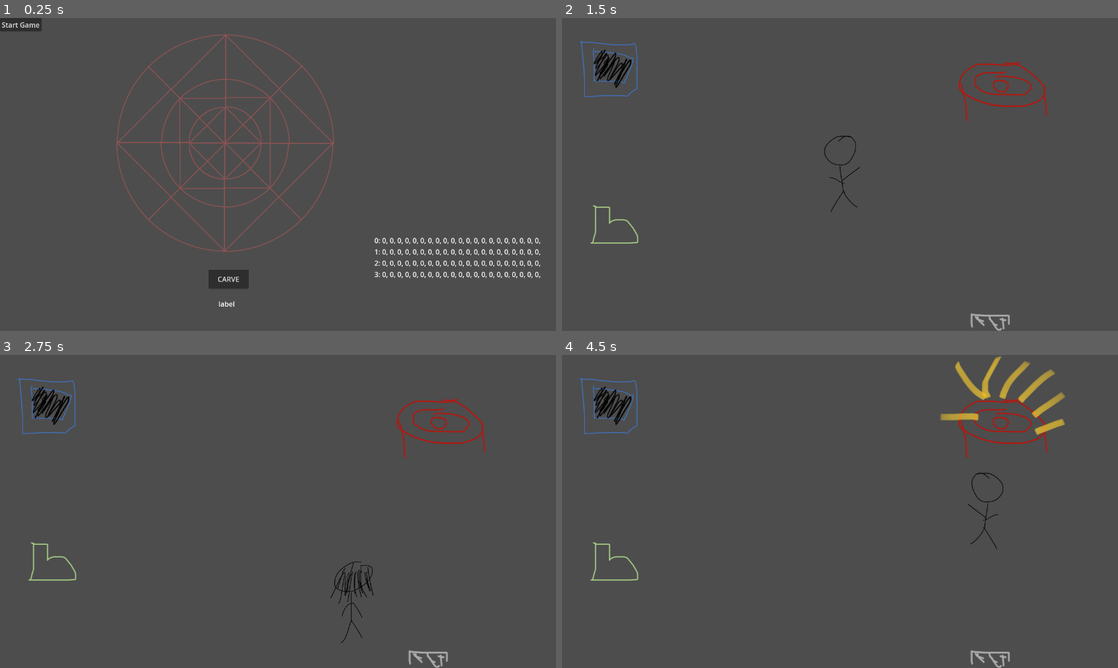
Above: before the commit, frames 1-4 (two rows, left to right).
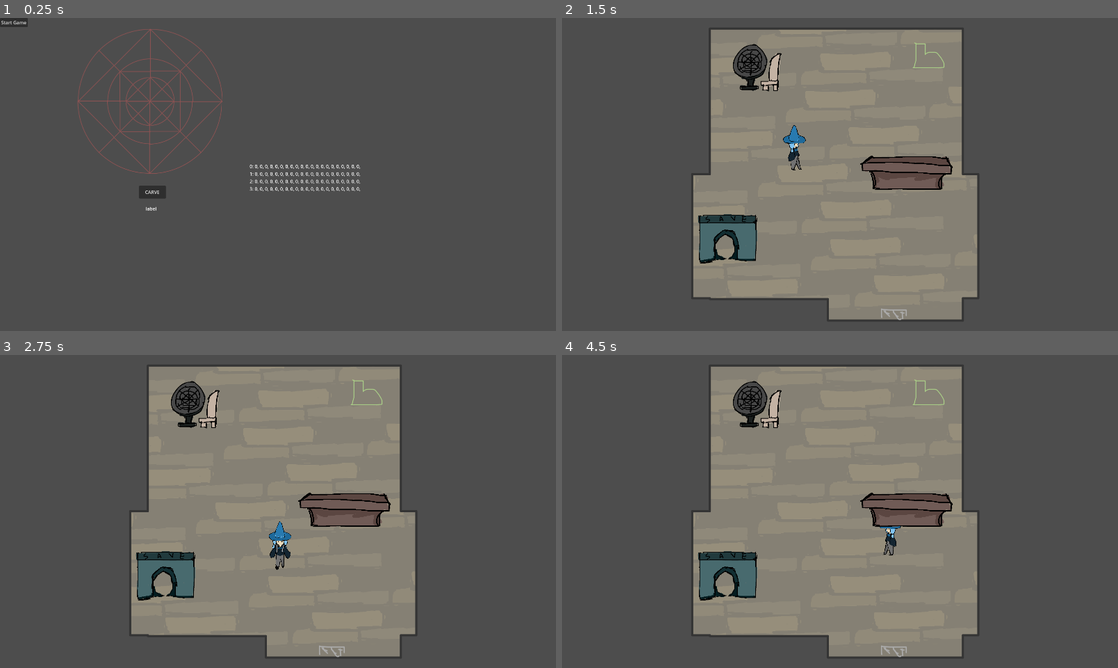
Above: after the commit, the same moments.

Repository: jeepy33/Spellcarver
Game: Godot game, scene res://src/scenes/main.tscn
The game is run twice, just before and just after one commit, with the same random seed, the same clock (stepped at 60 frames per second) and the same inputs.
Inputs:
- Up to frame 1 (0.25 s): no input
- Up to frame 2 (1.5 s): click "Start Game" at 0.5 s; tap Enter at 1.25 s; hold Right (ui_right) from 1.28 s (still down); tap E (select_object) at 1.35 s
- Up to frame 3 (2.75 s): release Right (ui_right) at 2.03 s; hold Down (ui_down) from 2.03 s (still down); tap E (select_object) at 2.1 s
- Up to frame 4 (4.5 s): release Down (ui_down) at 2.78 s; hold Right (ui_right) 2.78-3.53 s; tap E (select_object) at 2.85, 3.6, 4.35 s; hold Up (ui_up) 3.53-4.28 s; hold Left (ui_left) from 4.28 s (still down)

The runs differ from the first frame. In frame 1, 4.9% of the frame differs, in the area x 0-98%, y 0-93%; in frame 2, 44%; in frame 3, 44%; in frame 4, 45%, in the area x 3-91%, y 0-100%.

Commit message:
added in artwork

Diff:
--- a/project.godot
+++ b/project.godot
@@ -17,8 +17,9 @@
 
 [display]
 
-window/size/viewport_width=1280
-window/size/viewport_height=720
+window/size/viewport_width=1920
+window/size/viewport_height=1080
+window/stretch/mode="viewport"
 
 [dotnet]
 
--- a/src/scenes/npc.tscn
+++ b/src/scenes/npc.tscn
@@ -36,7 +36,7 @@
 }]
 
 [sub_resource type="RectangleShape2D" id="RectangleShape2D_sjibj"]
-size = Vector2(92, 165)
+size = Vector2(175, 233)
 
 [node name="npc" type="RigidBody2D"]
 gravity_scale = 0.0
@@ -50,7 +50,6 @@
 
 [node name="AnimatedSprite2D" type="AnimatedSprite2D" parent="CollisionShape2D"]
 position = Vector2(0, 6.66667)
-scale = Vector2(1, 1)
 sprite_frames = SubResource("SpriteFrames_5nh5m")
 animation = &"down"
 frame_progress = 0.824024
@@ -66,7 +65,7 @@
 [node name="Area2D" type="Area2D" parent="."]
 
 [node name="CollisionShape2D" type="CollisionShape2D" parent="Area2D"]
-position = Vector2(1, -3.5)
+position = Vector2(3.5, -37.5)
 shape = SubResource("RectangleShape2D_sjibj")
 debug_color = Color(0.67451, 0.407843, 0.776471, 0.419608)
 
--- a/src/scenes/player.tscn
+++ b/src/scenes/player.tscn
@@ -1,19 +1,32 @@
-[gd_scene load_steps=8 format=3 uid="uid://cj1x2tjlhwp4x"]
+[gd_scene load_steps=10 format=3 uid="uid://cj1x2tjlhwp4x"]
 
 [ext_resource type="Script" path="res://src/scripts/player.gd" id="1_ac7k7"]
-[ext_resource type="Texture2D" uid="uid://gsa8kpb2elco" path="res://assets/placeholders/player_sketch_01.png" id="1_pwgx3"]
-[ext_resource type="Texture2D" uid="uid://c31677oieuasr" path="res://assets/placeholders/player_sketch_02.png" id="2_ndqeb"]
-[ext_resource type="Texture2D" uid="uid://imo32l1xnqjv" path="res://assets/placeholders/player_up_01.png" id="2_slvkt"]
-[ext_resource type="Texture2D" uid="uid://b3afbn4jfqahx" path="res://assets/placeholders/player_up_02.png" id="3_jsexl"]
+[ext_resource type="Texture2D" uid="uid://131d48rhcw6a" path="res://assets/sprites/shopkeep_down copy.png" id="2_y8yfv"]
+[ext_resource type="Texture2D" uid="uid://bv56j653jhljo" path="res://assets/sprites/shopkeep_down.png" id="3_kli0m"]
+[ext_resource type="Texture2D" uid="uid://cwvach3pqdtje" path="res://assets/sprites/walk_right copy.png" id="4_e2mhx"]
+[ext_resource type="Texture2D" uid="uid://d4nscsfdqdjvb" path="res://assets/sprites/shopkeep_up copy.png" id="4_ghqd4"]
+[ext_resource type="Texture2D" uid="uid://utn5pssb3ayi" path="res://assets/sprites/shopkeep_up.png" id="5_5sdhk"]
+[ext_resource type="Texture2D" uid="uid://dm8yhoex272bd" path="res://assets/sprites/walk_right.png" id="5_g4xgl"]
 
 [sub_resource type="SpriteFrames" id="SpriteFrames_ubwjy"]
 animations = [{
 "frames": [{
 "duration": 1.0,
-"texture": ExtResource("2_slvkt")
+"texture": ExtResource("2_y8yfv")
 }, {
 "duration": 1.0,
-"texture": ExtResource("3_jsexl")
+"texture": ExtResource("3_kli0m")
+}],
+"loop": true,
+"name": &"down",
+"speed": 5.0
+}, {
+"frames": [{
+"duration": 1.0,
+"texture": ExtResource("4_ghqd4")
+}, {
+"duration": 1.0,
+"texture": ExtResource("5_5sdhk")
 }],
 "loop": true,
 "name": &"up",
@@ -21,10 +34,10 @@
 }, {
 "frames": [{
 "duration": 1.0,
-"texture": ExtResource("1_pwgx3")
+"texture": ExtResource("4_e2mhx")
 }, {
 "duration": 1.0,
-"texture": ExtResource("2_ndqeb")
+"texture": ExtResource("5_g4xgl")
 }],
 "loop": true,
 "name": &"walk",
@@ -32,17 +45,17 @@
 }]
 
 [sub_resource type="CapsuleShape2D" id="CapsuleShape2D_ymp2s"]
-radius = 114.0
-height = 376.0
+radius = 82.0
+height = 332.0
 
 [node name="player" type="CharacterBody2D"]
 script = ExtResource("1_ac7k7")
 speed = 500
 
 [node name="AnimatedSprite2D" type="AnimatedSprite2D" parent="."]
-scale = Vector2(0.5, 0.5)
+scale = Vector2(0.15, 0.15)
 sprite_frames = SubResource("SpriteFrames_ubwjy")
-animation = &"walk"
+animation = &"up"
 
 [node name="CollisionShape2D" type="CollisionShape2D" parent="."]
 scale = Vector2(0.5, 0.5)
--- a/src/scenes/shop.tscn
+++ b/src/scenes/shop.tscn
@@ -1,20 +1,21 @@
-[gd_scene load_steps=20 format=3 uid="uid://dlrmoyjnyoklc"]
-
+[gd_scene load_steps=23 format=3 uid="uid://dlrmoyjnyoklc"]
 
 [ext_resource type="Script" path="res://src/scripts/shop.gd" id="1_hwtng"]
-[ext_resource type="PackedScene" path="res://src/scenes/player.tscn" id="1_lu3kv"]
+[ext_resource type="PackedScene" uid="uid://cj1x2tjlhwp4x" path="res://src/scenes/player.tscn" id="1_lu3kv"]
 [ext_resource type="Script" path="res://src/scripts/rune_table.gd" id="2_g1li3"]
-[ext_resource type="Texture2D" uid="uid://di1env1xef8hl" path="res://assets/placeholders/rune_table.png" id="2_l0513"]
+[ext_resource type="Texture2D" uid="uid://lrwjbwnjyfxe" path="res://assets/store/rune_station.png" id="4_xtayq"]
 [ext_resource type="Texture2D" uid="uid://c5afnqufanpfl" path="res://assets/placeholders/rune_table_hightlight.png" id="5_gmpsj"]
 [ext_resource type="Texture2D" uid="uid://cmqmvd57pcjou" path="res://assets/placeholders/register.png" id="6_m2y38"]
-[ext_resource type="Texture2D" uid="uid://83na5ja4i83r" path="res://assets/placeholders/save_station.png" id="7_2tngb"]
+[ext_resource type="Texture2D" uid="uid://23ppcwykbtv" path="res://assets/store/save_portal.png" id="7_wk25x"]
 [ext_resource type="Texture2D" uid="uid://c8mk18cxx5xi2" path="res://assets/placeholders/door.png" id="8_8g8vq"]
 [ext_resource type="Script" path="res://src/scripts/NPCPathFollow.gd" id="9_fptua"]
 [ext_resource type="PackedScene" uid="uid://c5iusm86jg3xn" path="res://src/scenes/npc.tscn" id="9_vfvce"]
+[ext_resource type="Texture2D" uid="uid://d3iq8o5ngwbq7" path="res://assets/store/floor.png" id="11_3ey0b"]
+[ext_resource type="Texture2D" uid="uid://cenv6iff5yqsr" path="res://assets/store/counter.png" id="12_e6nj4"]
 
 [sub_resource type="CapsuleShape2D" id="CapsuleShape2D_0eeak"]
-radius = 73.5
-height = 216.0
+radius = 81.5
+height = 214.0
 
 [sub_resource type="RectangleShape2D" id="RectangleShape2D_xpq5x"]
 size = Vector2(305, 226)
@@ -26,10 +27,10 @@
 size = Vector2(211, 162.25)
 
 [sub_resource type="RectangleShape2D" id="RectangleShape2D_y6rgg"]
-size = Vector2(185.333, 182.667)
+size = Vector2(268, 221.333)
 
 [sub_resource type="RectangleShape2D" id="RectangleShape2D_s0jdf"]
-size = Vector2(341.333, 237.333)
+size = Vector2(372, 337.333)
 
 [sub_resource type="RectangleShape2D" id="RectangleShape2D_1u5xs"]
 size = Vector2(95, 34)
@@ -39,25 +40,30 @@
 
 [sub_resource type="Curve2D" id="Curve2D_kumup"]
 _data = {
-"points": PackedVector2Array(0, 0, 0, 0, 993, 646, 0, 0, 0, 0, 994, 369)
+"points": PackedVector2Array(0, 0, 0, 0, 841, 943, 0, 0, 0, 0, 844, 706, 0, 0, 0, 0, 796, 627)
 }
-point_count = 2
+point_count = 3
+
+[sub_resource type="SegmentShape2D" id="SegmentShape2D_nc4r5"]
+a = Vector2(88, -2)
+b = Vector2(-104, -1)
 
 [node name="Node2D" type="Node2D"]
 script = ExtResource("1_hwtng")
 
 [node name="player" parent="." instance=ExtResource("1_lu3kv")]
-position = Vector2(583, 330)
+position = Vector2(741, 420)
 speed = 300
 
 [node name="rune_table" type="StaticBody2D" parent="."]
-position = Vector2(1015, 168)
+position = Vector2(674, 172)
 script = ExtResource("2_g1li3")
 metadata/_edit_group_ = true
 
 [node name="table" type="Sprite2D" parent="rune_table"]
 z_index = -1
-texture = ExtResource("2_l0513")
+scale = Vector2(0.25, 0.25)
+texture = ExtResource("4_xtayq")
 
 [node name="CollisionShape2D" type="CollisionShape2D" parent="rune_table"]
 position = Vector2(0, 0.5)
@@ -77,10 +83,10 @@
 debug_color = Color(0.647059, 0.454902, 0.67451, 0.419608)
 
 [node name="player_start" type="Marker2D" parent="."]
-position = Vector2(585, 359)
+position = Vector2(743, 448)
 
 [node name="cash_register" type="StaticBody2D" parent="."]
-position = Vector2(121, 475)
+position = Vector2(1266, 129)
 metadata/_edit_group_ = true
 
 [node name="register" type="Sprite2D" parent="cash_register"]
@@ -103,15 +109,16 @@
 debug_color = Color(0.592157, 0.443137, 0.827451, 0.419608)
 
 [node name="save_station" type="StaticBody2D" parent="."]
-position = Vector2(107, 117)
+position = Vector2(572, 762)
 scale = Vector2(0.75, 0.75)
 metadata/_edit_group_ = true
 
 [node name="save_sprite" type="Sprite2D" parent="save_station"]
-texture = ExtResource("7_2tngb")
+scale = Vector2(0.35, 0.35)
+texture = ExtResource("7_wk25x")
 
 [node name="CollisionShape2D" type="CollisionShape2D" parent="save_station"]
-position = Vector2(3.33333, 2)
+position = Vector2(0.666626, -6.10352e-05)
 shape = SubResource("RectangleShape2D_y6rgg")
 
 [node name="highlight" type="Sprite2D" parent="save_station"]
@@ -122,7 +129,7 @@
 [node name="Area2D" type="Area2D" parent="save_station"]
 
 [node name="CollisionShape2D" type="CollisionShape2D" parent="save_station/Area2D"]
-position = Vector2(48, -10.6667)
+position = Vector2(32.6666, 4.66656)
 shape = SubResource("RectangleShape2D_s0jdf")
 debug_color = Color(0.643137, 0.411765, 0.823529, 0.419608)
 
@@ -136,7 +143,7 @@
 dialog_text = "Would you like to save your game?"
 
 [node name="shop_door" type="StaticBody2D" parent="."]
-position = Vector2(986, 700)
+position = Vector2(1146, 1023)
 metadata/_edit_group_ = true
 
 [node name="door" type="Sprite2D" parent="shop_door"]
@@ -162,16 +169,37 @@
 wait_time = 3.0
 
 [node name="NPCPath" type="Path2D" parent="."]
+position = Vector2(1987, 0)
+scale = Vector2(-1, 1)
 curve = SubResource("Curve2D_kumup")
 
 [node name="NPCPathFollow" type="PathFollow2D" parent="NPCPath"]
-position = Vector2(993, 646)
-rotation = -1.56719
+position = Vector2(841, 943)
+rotation = -1.55814
 loop = false
 script = ExtResource("9_fptua")
 runSpeed = 75
 
 [node name="npc" parent="NPCPath/NPCPathFollow" instance=ExtResource("9_vfvce")]
+z_index = 2
+
+[node name="floor" type="Sprite2D" parent="."]
+z_index = -5
+position = Vector2(939.75, 540.25)
+scale = Vector2(0.35, 0.35)
+texture = ExtResource("11_3ey0b")
+
+[node name="counter" type="StaticBody2D" parent="."]
+position = Vector2(1194, 533)
+metadata/_edit_group_ = true
+
+[node name="counter_sprite" type="Sprite2D" parent="counter"]
+position = Vector2(-3.99976, 1)
+scale = Vector2(0.388686, 0.319149)
+texture = ExtResource("12_e6nj4")
+
+[node name="CollisionShape2D" type="CollisionShape2D" parent="counter"]
+shape = SubResource("SegmentShape2D_nc4r5")
 
 [connection signal="touching" from="player" to="." method="_on_player_touching"]
 [connection signal="body_entered" from="rune_table/Area2D" to="." method="_on_area_2d_body_entered"]
--- a/src/scripts/player.gd
+++ b/src/scripts/player.gd
@@ -26,11 +26,11 @@
 
 	if velocity.x != 0:
 		$AnimatedSprite2D.animation = "walk"
-		$AnimatedSprite2D.flip_v = false
-		# See the note below about boolean assignment.
 		$AnimatedSprite2D.flip_h = velocity.x < 0
-	elif velocity.y != 0:
+	elif velocity.y < 0:
 		$AnimatedSprite2D.animation = "up"
+	elif velocity.y > 0:
+		$AnimatedSprite2D.animation = "down"
 
 	move_and_collide(velocity * delta)
 
Binary file added: assets/sprites/shopkeep_down copy.png
Not shown, added: assets/sprites/shopkeep_down copy.png.import
Binary file added: assets/sprites/shopkeep_down.png
Not shown, added: assets/sprites/shopkeep_down.png.import
Binary file added: assets/sprites/shopkeep_up copy.png
Not shown, added: assets/sprites/shopkeep_up copy.png.import
Binary file added: assets/sprites/shopkeep_up.png
Not shown, added: assets/sprites/shopkeep_up.png.import
Not shown, added: assets/sprites/walk_left.png.import
Binary file added: assets/sprites/walk_right copy.png
Not shown, added: assets/sprites/walk_right copy.png.import
Binary file added: assets/sprites/walk_right.png
(and 19 more such lines)
